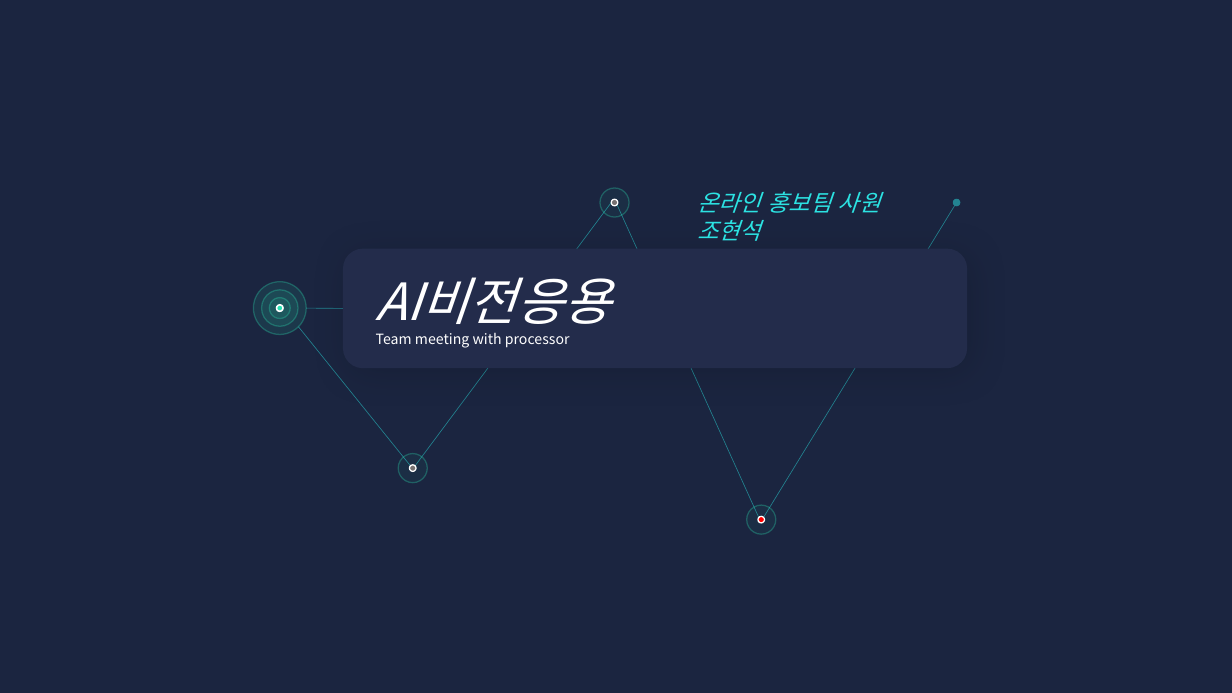
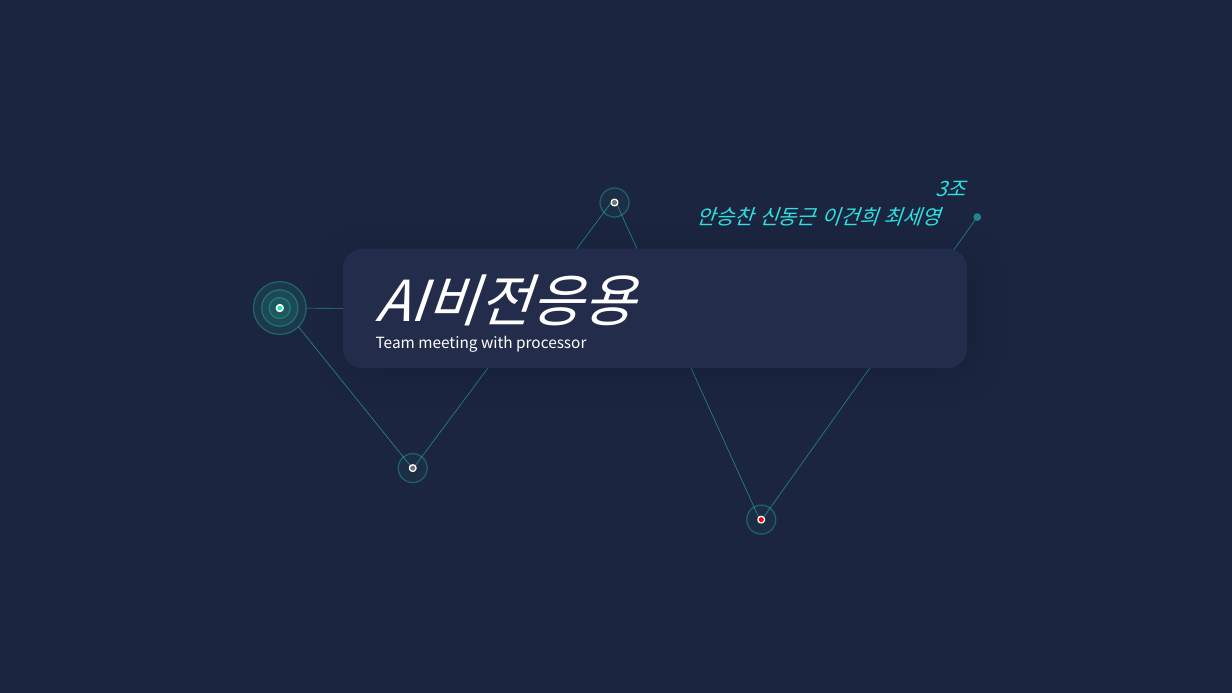
Before and after one commit to dandeeAndy/AI_Vision_application, a slide deck: slide 1 of 팀플/9월27일발표ppt.pptx. Drawn at 1232x693 pixels with LibreOffice and Linux fonts; fonts in the diff are those of the drawing. Boxes give left, top, right and bottom in pixels: in the first picture for what was removed or moved away, otherwise in the second. Text is boxed around its words. In the diff, an @@ line names an element or a change of style, - is before the commit and + after.

```diff
--- a/팀플/9월27일발표ppt.pptx
+++ b/팀플/9월27일발표ppt.pptx
@@ text at bbox=[697, 207, 941, 226]: text changed; size 18 to 16 pt; text colour none to #2CE2E2 @@
-온라인 홍보팀 사원 조현석
+안승찬 신동근 이건희 최세영
@@ text added at bbox=[935, 180, 965, 197], 16 pt, text #2CE2E2, italic @@
+3조
@@ arrow moved from (957, 202) - (763, 518) to (978, 217) - (763, 518) @@
@@ rounded rectangle "AI비전응용" at bbox=[343, 249, 968, 368]: size 40 to 44 pt in "AI비전응용"; size 11 to 12 pt in "Team meeting with processor" @@
```
Also in this commit, not shown: 3 other slides changed, 5 slides added, 1 slide removed, 3 other files.
